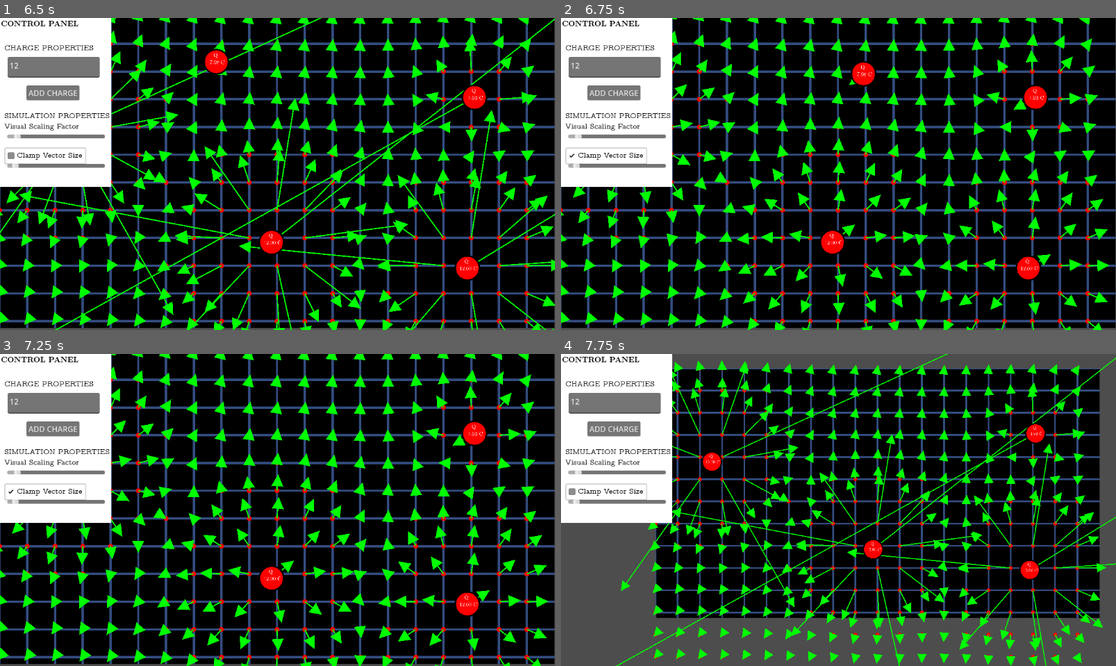
Above: before the commit, frames 1-4 (two rows, left to right).
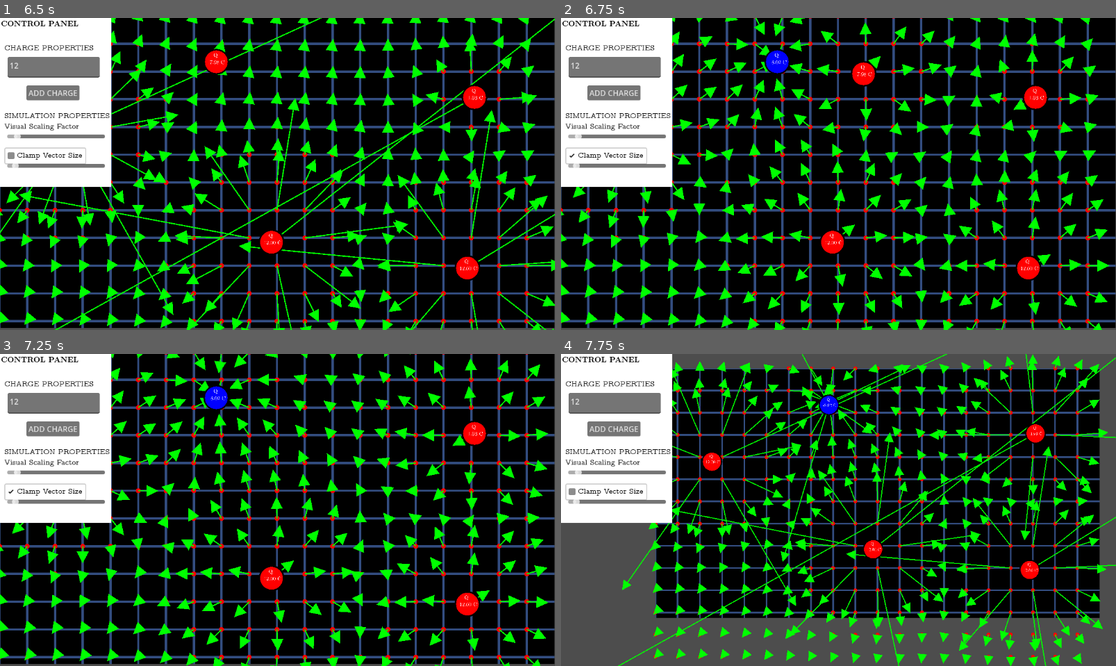
Above: after the commit, the same moments.

Repository: davidjmstewart/gd_simulator
Game: Godot game, scene res://electric_field_lines.tscn
The game is run twice, just before and just after one commit, with the same random seed, the same clock (stepped at 60 frames per second) and the same inputs.
Inputs (mouse positions are in pixels of both pictures, inside the frame that each line leads up to):
- Up to frame 1 (6.5 s): click (55, 67) at 0.52 s; type "12" at 0.6 s; click "ADD CHARGE" at 1.25 s; click "Clamp Vector Size" at 2 s; click "ADD CHARGE" at 2.75 s; click "Clamp Vector Size" at 3.5 s; click "ADD CHARGE" at 4.25 s; click "Clamp Vector Size" at 5 s; tap Enter at 5.75 s; drag from (349, 149) to (216, 61) at 5.77 s
- Up to frame 2 (6.75 s): tap Space at 6.5 s; drag from (777, 61) to (1038, 96) at 6.52 s
- Up to frame 3 (7.25 s): no input
- Up to frame 4 (7.75 s): tap Enter at 7.25 s; tap Mouse wheel down (scroll_down) at 7.35 s; click (1038, 432) at 7.42 s

Frame 1 is identical in both runs. In frame 2, 6.8% of the frame differs, in the area x 0-99%, y 0-100%; in frame 3, 9.3%; in frame 4, 10%, in the area x 9-100%, y 0-100%.

Commit message:
Another project update. Fixed bug whereby multiple charges would be dragged at the same time if they were overlapping.

Diff:
--- a/charge.gd
+++ b/charge.gd
@@ -30,8 +30,8 @@
 		Input.set_default_cursor_shape(Input.CURSOR_DRAG)
 		self.position = get_global_mouse_position()
 
-		if mouse_position != _previous_position:
-			print('Charge has been moved, emit signal')
+		#if mouse_position != _previous_position:
+			#print('Charge has been moved, emit signal')
 
 func _process(delta: float) -> void:
 	handle_state_machine()
@@ -41,7 +41,26 @@
 func _on_area_2d_input_event(viewport: Node, event: InputEvent, shape_idx: int) -> void:
 	if event is InputEventMouseButton:
 		if event.button_index == MOUSE_BUTTON_LEFT and event.pressed:
-			state = UserInteractionStates.MOVING
+			# This block ensures that if one charge Area2D overlaps another Area2D,
+			# then we wont set both objects to being moving (i.e. only ever drag one at a time)
+			var world_click_position = get_global_mouse_position()
+			var space_state = viewport.world_2d.direct_space_state
+
+			var query = PhysicsPointQueryParameters2D.new()
+			query.position = world_click_position
+			query.collide_with_areas = true
+			query.collide_with_bodies = false
+
+			var results = space_state.intersect_point(query)
+
+			# --- Process the results ---
+			if not results.is_empty():
+
+				var first_hit = results[0]
+				var clicked_area = first_hit.collider
+				if clicked_area == $Area2D:
+					state = UserInteractionStates.MOVING
+
 		if event.button_index == MOUSE_BUTTON_LEFT:
 			if not event.pressed:
 				Input.set_default_cursor_shape(Input.CURSOR_POINTING_HAND)
--- a/electric_field_lines.gd
+++ b/electric_field_lines.gd
@@ -174,8 +174,11 @@
 		# Check for left mouse button (button index 1)
 		elif event.button_index == MOUSE_BUTTON_LEFT:
 			var click_position = event.position
-			print("Mouse clicked at: ", click_position)
-			print("Mouse position at: ", get_global_mouse_position())
+
+			print("Event.position: ", event.position)
+			print("Event.global_position: ", event.global_position)
+			print("get_global_mouse_position: ",get_global_mouse_position())
+			print("")
 	if event is InputEventMouseButton and not event.pressed:
 		state = CameraInteractionState.IDLE
 		Input.set_default_cursor_shape(Input.CURSOR_ARROW)
--- a/project.godot
+++ b/project.godot
@@ -12,7 +12,7 @@
 
 config/name="simulations"
 run/main_scene="res://electric_field_lines.tscn"
-config/features=PackedStringArray("4.3", "Forward Plus")
+config/features=PackedStringArray("4.4", "Forward Plus")
 config/icon="res://icon.svg"
 
 [global_group]
Not shown, changed: assets/fonts/computer-modern/cmunbi.ttf.import
Not shown, changed: assets/fonts/computer-modern/cmunbl.ttf.import
Not shown, changed: assets/fonts/computer-modern/cmunbmo.ttf.import
Not shown, changed: assets/fonts/computer-modern/cmunbmr.ttf.import
Not shown, changed: assets/fonts/computer-modern/cmunbso.ttf.import
Not shown, changed: assets/fonts/computer-modern/cmunbsr.ttf.import
Not shown, changed: assets/fonts/computer-modern/cmunbtl.ttf.import
Not shown, changed: assets/fonts/computer-modern/cmunbto.ttf.import
Not shown, changed: assets/fonts/computer-modern/cmunbx.ttf.import
Not shown, changed: assets/fonts/computer-modern/cmunci.ttf.import
Not shown, changed: assets/fonts/computer-modern/cmunit.ttf.import
Not shown, changed: assets/fonts/computer-modern/cmunobi.ttf.import
(and 17 more such lines)
